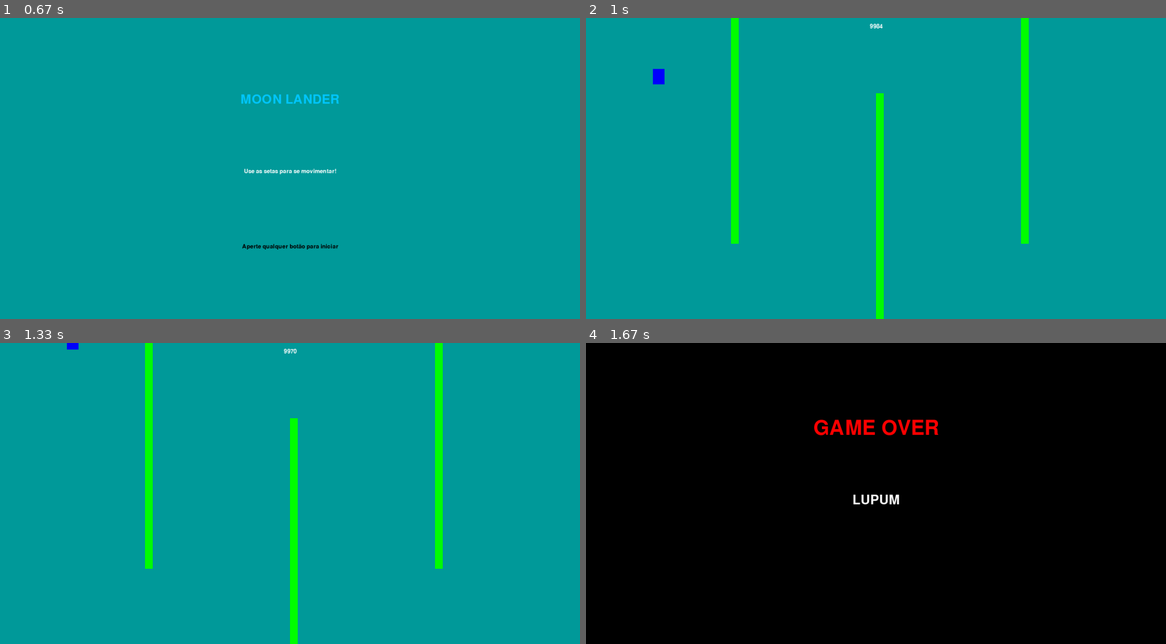
Above: before the commit, frames 1-4 (two rows, left to right).
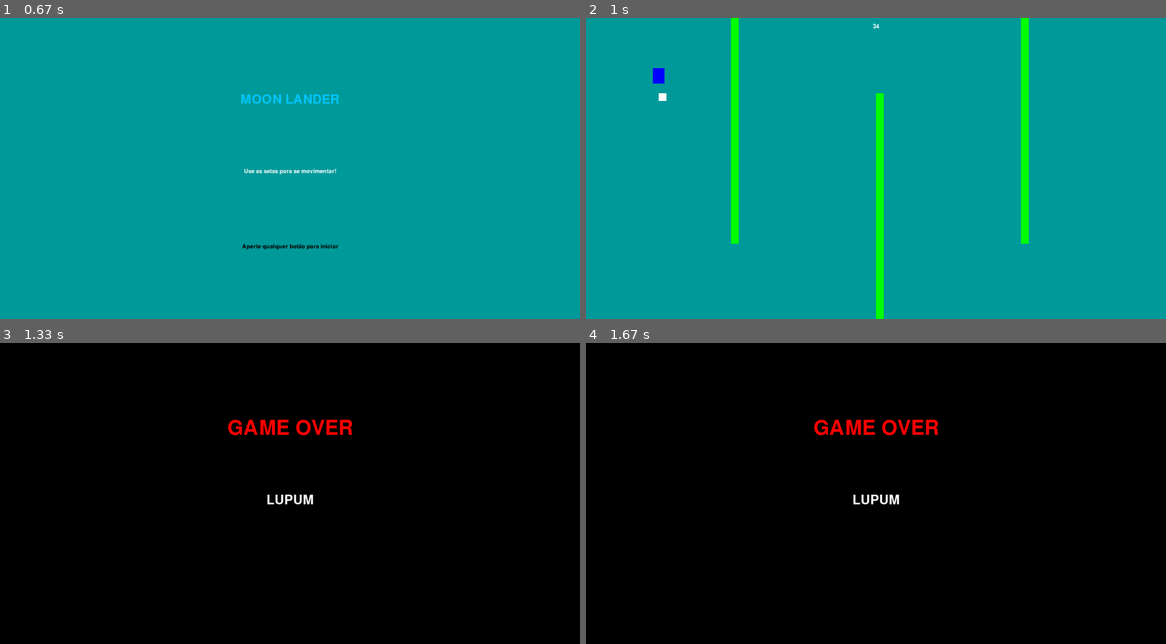
Above: after the commit, the same moments.

Repository: felipe-valente/PF_Pygame
Game: pygame game, started from main.py
The game is run twice, just before and just after one commit, with the same random seed, the same clock (stepped at 60 frames per second) and the same inputs.
Inputs:
- Up to frame 1 (0.67 s): hold Right from 0.33 s (still down)
- Up to frame 2 (1 s): release Right at 0.8 s; hold Up from 0.83 s (still down)
- Up to frame 3 (1.33 s): release Up at 1.13 s
- Up to frame 4 (1.67 s): no input

Frame 1 is identical in both runs. In frame 2, less than 0.1% of the frame differs, in the area x 11-52%, y 1-28%; in frame 3, 100%, in the area x 0-100%, y 0-100%; in frame 4, nothing differs.

Commit message:
Implementando intens

Diff:
--- a/Sprites.py
+++ b/Sprites.py
@@ -12,22 +12,23 @@
         self.pos = vec(WIDTH/8, HEIGHT/4)
         self.vel = vec(0, 0)
         self.acc = vec(0, 0)
-        self.fuel = 10000
+        self.fuel = 50
 
 
     def update(self):
-        self.acc = vec(0, 0.1)
+        self.acc = vec(0, 0.05)
         keys = pg.key.get_pressed()
-        if keys[pg.K_LEFT]:
-            self.acc.x = -PLAYER_ACC
-            self.fuel -= 1
-        if keys[pg.K_RIGHT]:
-            self.acc.x = PLAYER_ACC
-            self.fuel -= 1
-        if keys[pg.K_UP]:
-            self.acc.y = -PLAYER_ACC_UP
-            self.fuel -= 1
-        #aplica fricção
+        if self.fuel > 0:
+            if keys[pg.K_LEFT]:
+                self.acc.x = -PLAYER_ACC
+                self.fuel -= 1
+            if keys[pg.K_RIGHT]:
+                self.acc.x = PLAYER_ACC
+                self.fuel -= 1
+            if keys[pg.K_UP]:
+                self.acc.y = -PLAYER_ACC_UP
+                self.fuel -= 1
+            #aplica fricção
         self.acc.x += self.vel.x *PLAYER_FRICTION
 
 
@@ -46,3 +47,13 @@
         self.rect = self.image.get_rect()
         self.rect.x = x
         self.rect.y = y
+
+
+class PowerUp(pg.sprite.Sprite):
+    def __init__(self,x,y):
+        pg.sprite.Sprite.__init__(self)
+        self.image = pg.Surface((20, 20))
+        self.image.fill(branco)
+        self.rect = self.image.get_rect()
+        self.rect.x = x
+        self.rect.y = y
--- a/main.py
+++ b/main.py
@@ -19,6 +19,7 @@
 	def new(self):
 		self.all_sprites = pg.sprite.Group()
 		self.platforms = pg.sprite.Group()
+		self.power_up = pg.sprite.Group( )
 		self.player = Player()
 		self.all_sprites.add(self.player)
 		p2 = Platform(WIDTH/4, 0, 20, HEIGHT * 3/4)
@@ -30,6 +31,9 @@
 		p4 = Platform(WIDTH*3/4, 0, 20, HEIGHT * 3/4)
 		self.all_sprites.add(p4)
 		self.platforms.add(p4)
+		PU1 = PowerUp(WIDTH/8, HEIGHT/4)
+		self.all_sprites.add(PU1)
+		self.power_up.add(PU1)
 		self.run()
 
 
